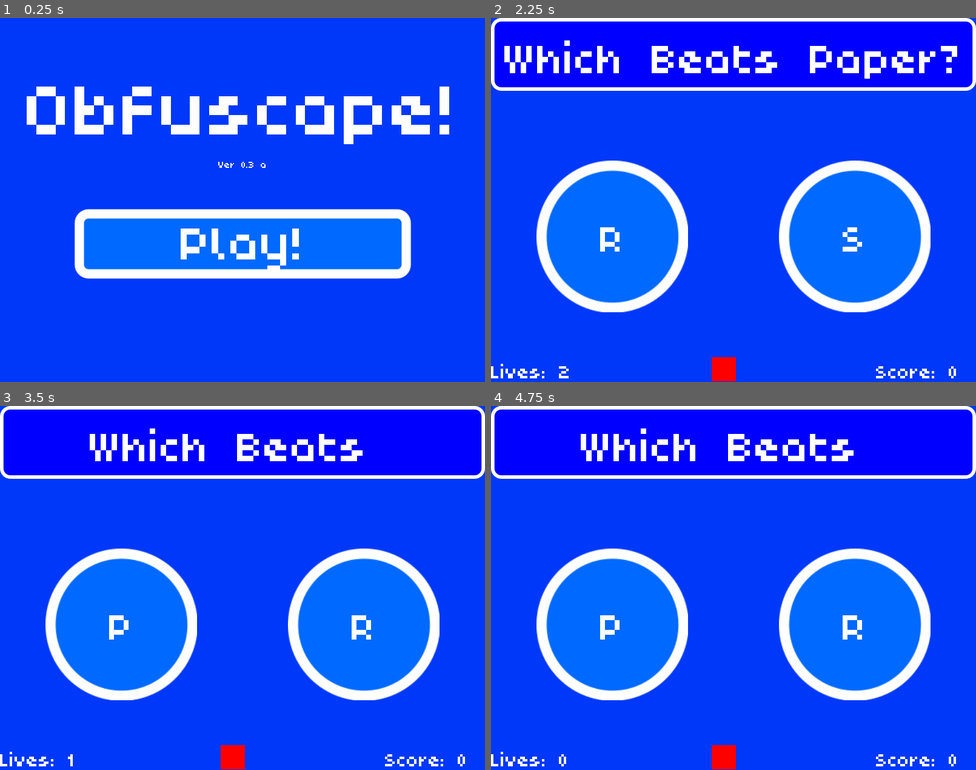
Above: before the commit, frames 1-4 (two rows, left to right).
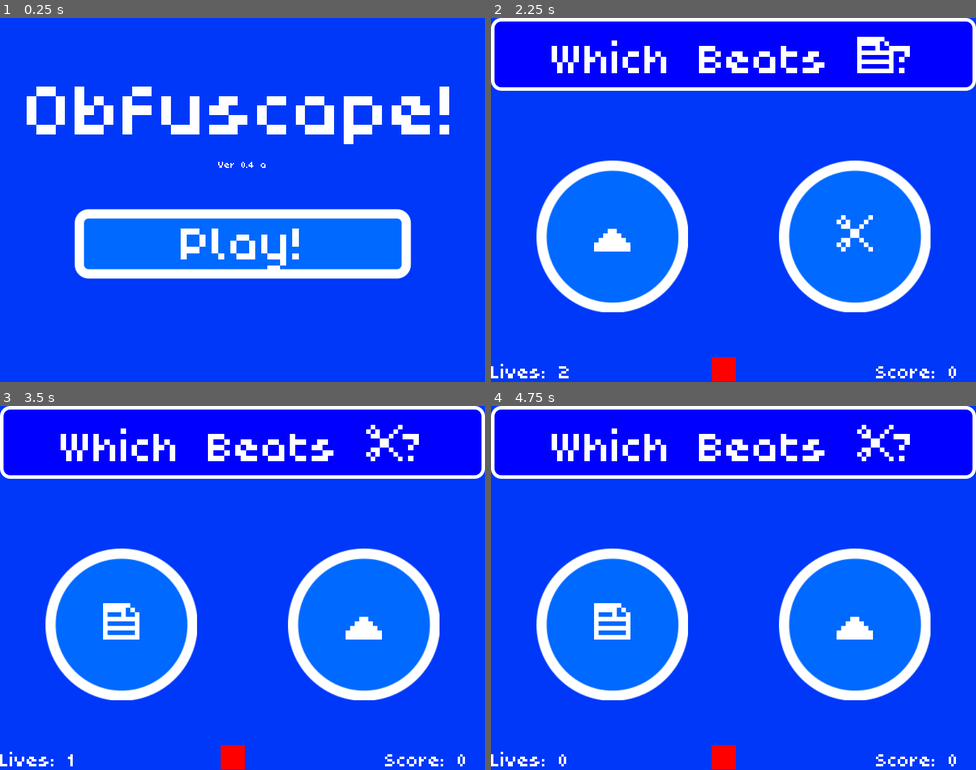
Above: after the commit, the same moments.

Repository: greenbas/obfuscape
Game: Godot game, scene res://Start Screen.tscn
Same seed, same stepped clock (60 frames per second), same inputs: the game is played once before the commit and once after it.
Inputs (mouse positions are in pixels of both pictures, inside the frame that each line leads up to):
- Up to frame 1 (0.25 s): no input
- Up to frame 2 (2.25 s): click "Play!" at 0.5 s; click "15" at 1.25 s; click "12" at 2 s
- Up to frame 3 (3.5 s): click (121, 624) at 2.75 s
- Up to frame 4 (4.75 s): click (612, 624) at 3.5 s; tap Enter at 4.25 s

The runs differ from the first frame. In frame 1, less than 0.1% of the frame differs, in the area x 51-53%, y 39-42%; in frame 2, 3.8%, in the area x 2-97%, y 5-65%; in frame 3, 3.1%; in frame 4, 3.1%.

Commit message:
completed rock paper scissors game, closes #1

Diff:
--- a/RockPaperScissors_QueryGen.gd
+++ b/RockPaperScissors_QueryGen.gd
@@ -3,8 +3,10 @@
 const SYMBOLS_NUMBER : int = 3
 
 enum {ROCK,PAPER,SCISSORS}
-var symbols = {ROCK:'R',PAPER:'P',SCISSORS:'S'}
-var names = {ROCK:'Rock',PAPER:'Paper',SCISSORS:'Scissors'}
+var symbols = {ROCK:'[img=60x60]res://src/Games/RPS_Game/icon/pixel_rock.svg[/img]',
+				PAPER:'[img=60x60]res://src/Games/RPS_Game/icon/pixel_paper.svg[/img]',
+				SCISSORS:'[img=60x60]res://src/Games/RPS_Game/icon/pixel_scissor.svg[/img]'}
+var names = {ROCK:'Rock',PAPER:'Paper',SCISSORS:'S'}
 
 var rps_games = [
 	{"when":ROCK,"lose":PAPER,"win":SCISSORS},
@@ -31,7 +33,7 @@
 
 	var gData = rps_games[rps_game_number]
 
-	var question_string = center_str("Which Beats " + names[gData.when] + "?")
+	var question_string = center_str("Which Beats %s?" % symbols[gData.when])
 	var __L
 	var __R
 	if(coin_flip):
@@ -49,4 +51,5 @@
 			"R": __R
 		}
 	}
+	print(str(rps_game_number) + " " + names[gData.when])
 	emit_signal("call_finished")
--- a/Start Screen.tscn
+++ b/Start Screen.tscn
@@ -40,7 +40,7 @@
 margin_right = 135.0
 margin_bottom = -34.4538
 rect_scale = Vector2( 0.5, 0.5 )
-text = "Ver 0.3 a"
+text = "Ver 0.4 a"
 align = 1
 valign = 1
 __meta__ = {
